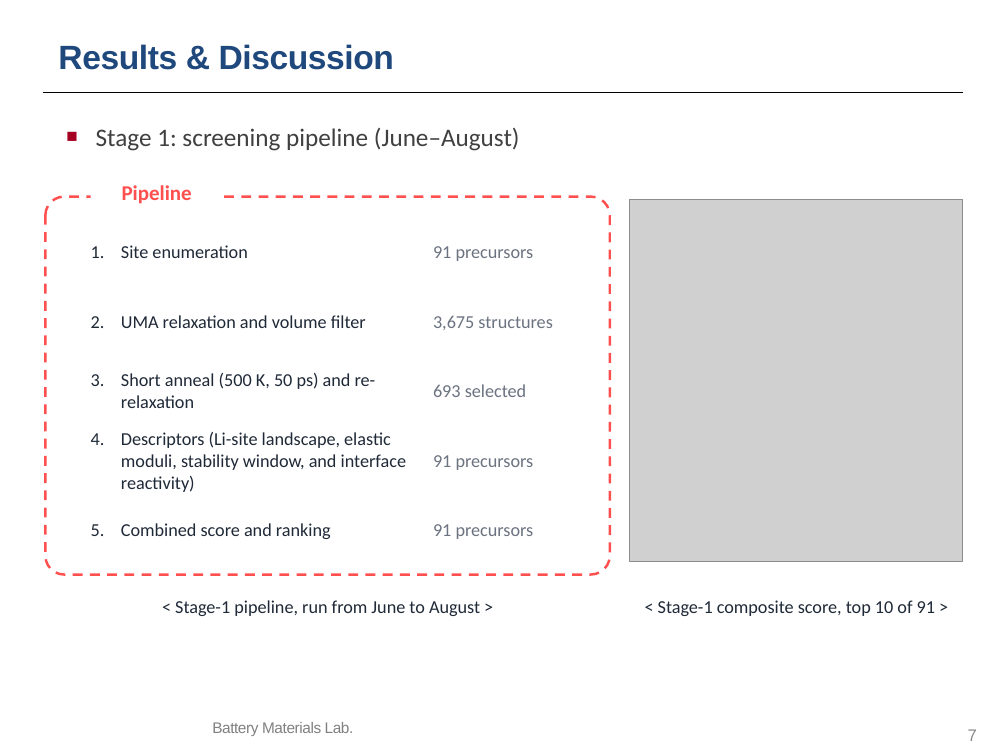
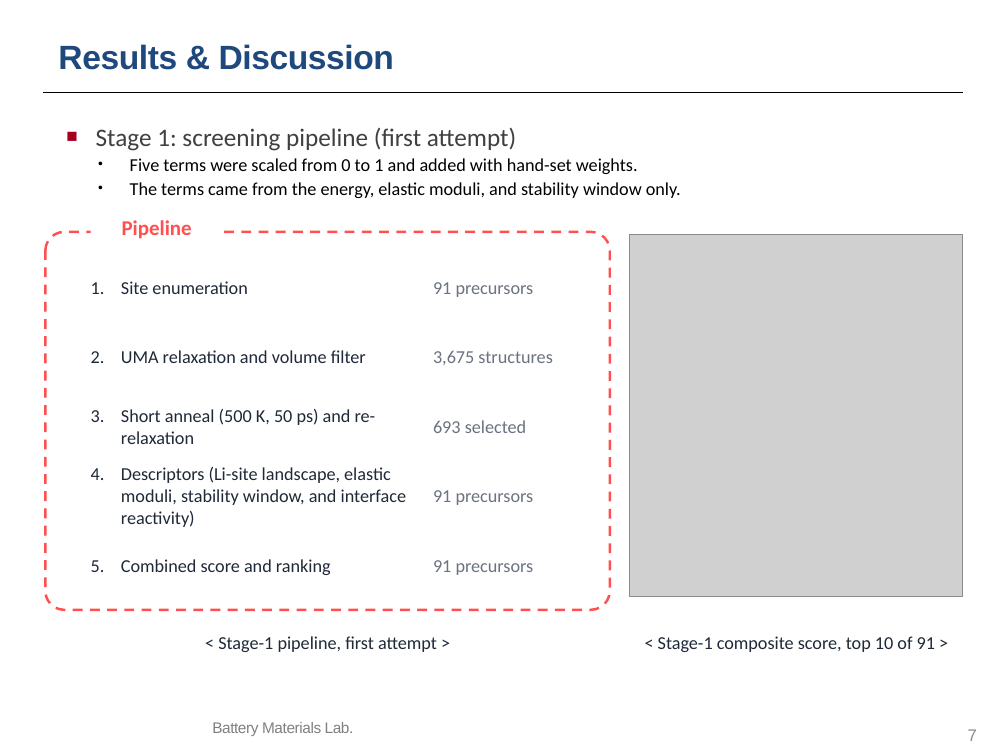
Before and after one commit to yonghoon7153-source/Yonghoon-DEM-DFT, a slide deck: slide 7 of kb/seminars/Research_Seminar_2026_10_13_cascade_progress_lean.pptx. Drawn at 1008x756 pixels with LibreOffice and Linux fonts; fonts in the diff are those of the drawing; grey boxes stand for pictures; background and template pictures are left out. Boxes give left, top, right and bottom in pixels: in the first picture for what was removed or moved away, otherwise in the second. Text is boxed around its words. In the diff, an @@ line names an element or a change of style, - is before the commit and + after.

```diff
--- a/kb/seminars/Research_Seminar_2026_10_13_cascade_progress_lean.pptx
+++ b/kb/seminars/Research_Seminar_2026_10_13_cascade_progress_lean.pptx
@@ text at <box>96,128,681,198</box>: text changed; size 18 to 13 pt; text colour #404040 to #000000 @@
-■ Stage 1: screening pipeline (June–August)
+■ Stage 1: screening pipeline (first attempt)
+• Five terms were scaled from 0 to 1 and added with hand-set weights.
+• The terms came from the energy, elastic moduli, and stability window only.
@@ 12 texts, 1 picture, 1 rounded rectangle: place and size @@
-12 texts, 1 picture, 1 rounded rectangle at <box>45,185,963,616</box>
+12 texts, 1 picture, 1 rounded rectangle at <box>45,220,963,652</box>
@@ text at <box>218,636,437,652</box>: text changed @@
-< Stage-1 pipeline, run from June to August >
+< Stage-1 pipeline, first attempt >
```
Also in this commit, not shown: 6 other files.
